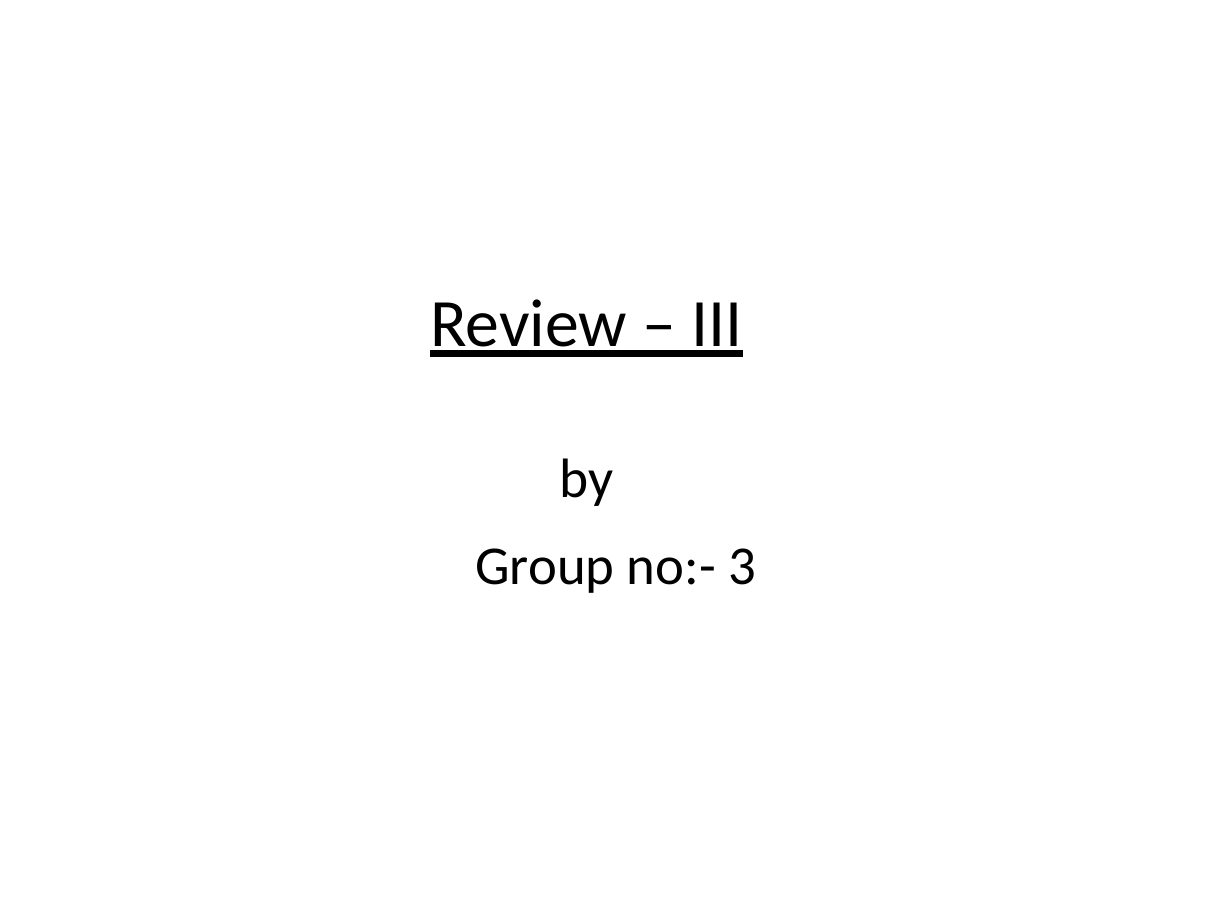
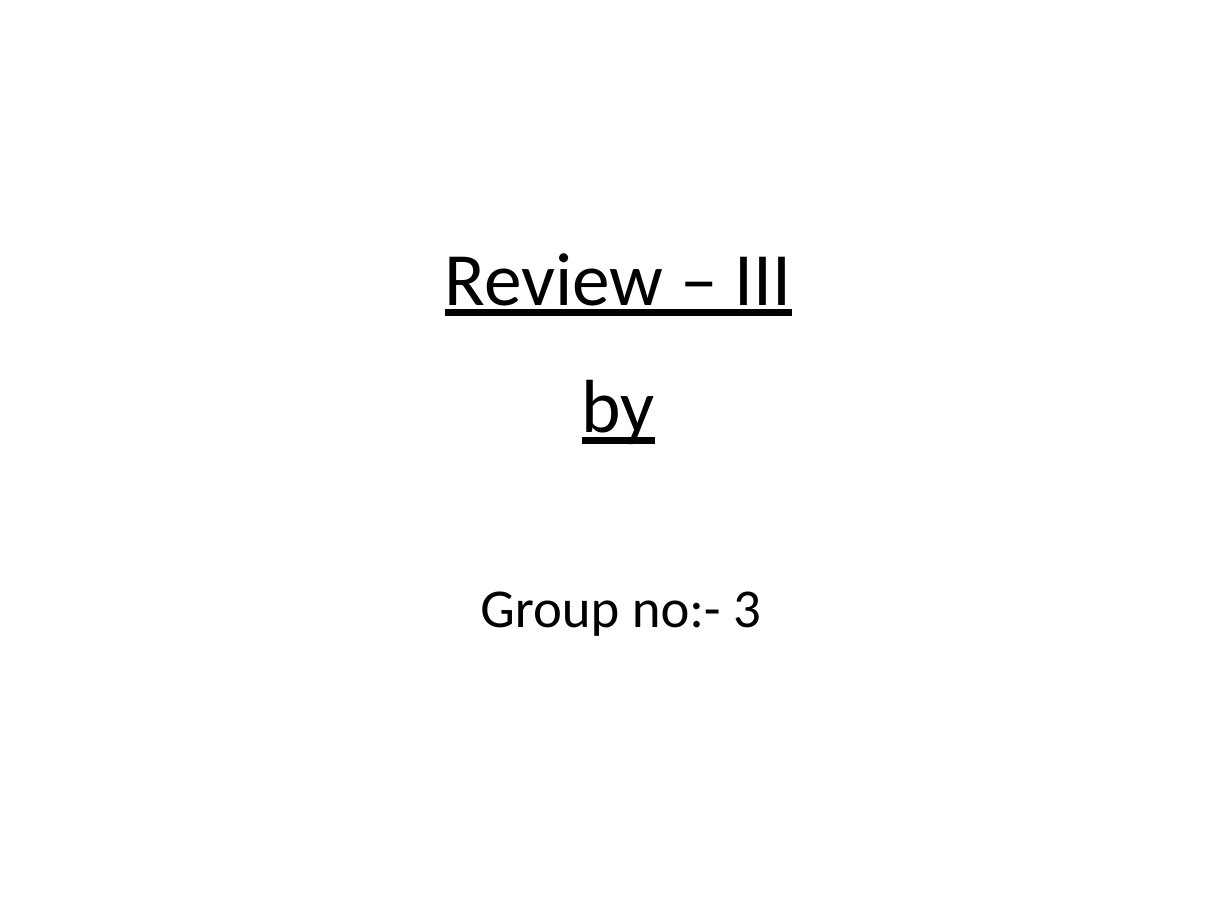
Before and after one commit to MMCOEIT/2018-19-Projects, a slide deck: slide 1 of Group3/Design/Review.pptx. Drawn at 1232x924 pixels with LibreOffice and Linux fonts; fonts in the diff are those of the drawing. Boxes give left, top, right and bottom in pixels: in the first picture for what was removed or moved away, otherwise in the second. Text is boxed around its words. In the diff, an @@ line names an element or a change of style, - is before the commit and + after.

```diff
--- a/Group3/Design/Review.pptx
+++ b/Group3/Design/Review.pptx
@@ text "Review – III by": place and size @@
-text "Review – III by" at [430, 299, 743, 506]
+text "Review – III by" at [445, 253, 792, 444]
@@ text "Review – III by" at [445, 253, 792, 444]: size 39.6 to 44 pt in "Review – III"; size 32.4 to 44 pt, underline on in "by" @@
@@ text "Group no:- 3": place and size @@
-text "Group no:- 3" at [475, 548, 756, 593]
+text "Group no:- 3" at [480, 591, 761, 636]
```
Also in this commit, not shown: 9 other slides changed, 4 slides added, 1 slide removed, 6 other files.
